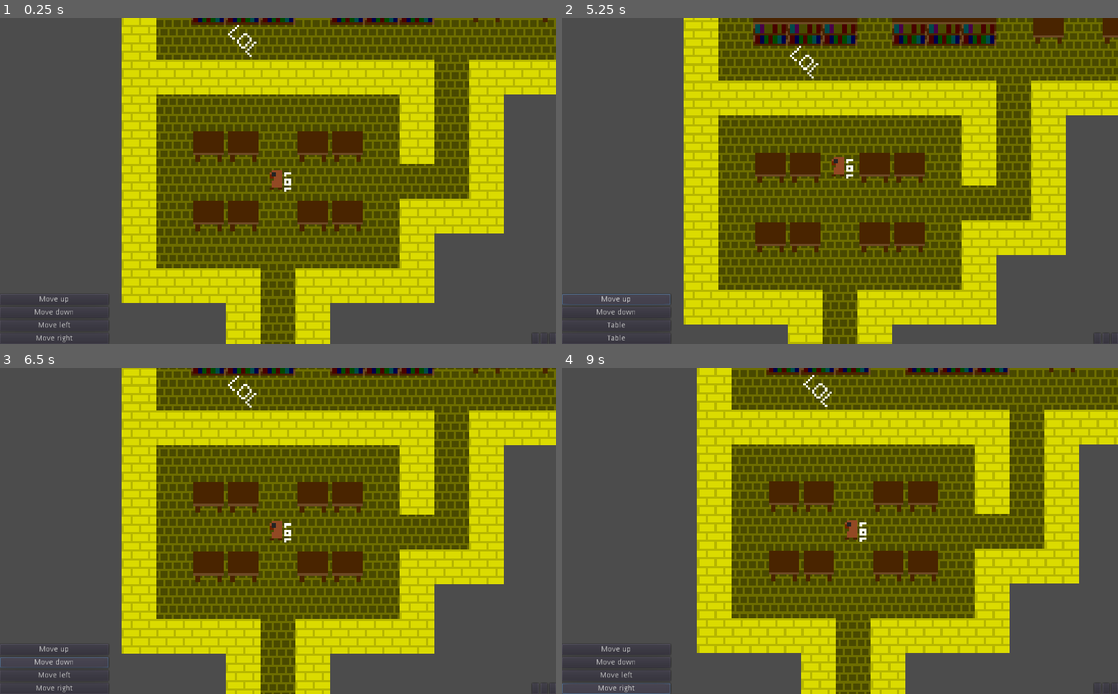
Above: before the commit, frames 1-4 (two rows, left to right).
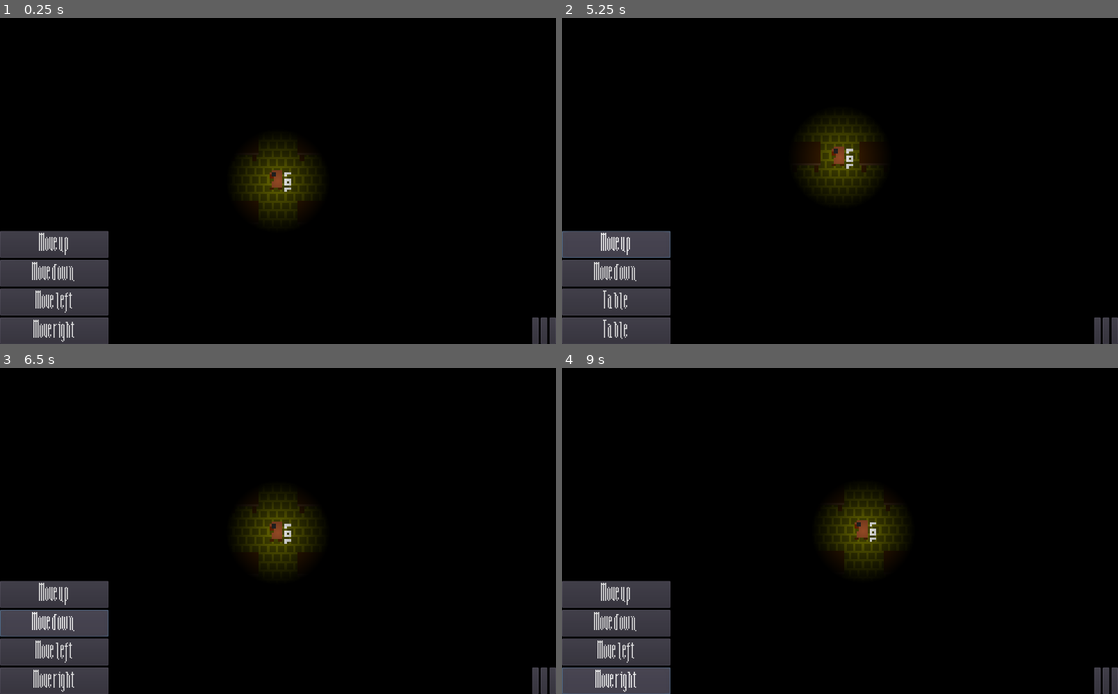
Above: after the commit, the same moments.

Repository: Demindiro/you-are-alone
Game: Godot game, scene res://test_map.tscn
The game is run twice, just before and just after one commit, with the same random seed, the same clock (stepped at 60 frames per second) and the same inputs. The project has no main scene, so this scene is started directly.
Inputs (mouse positions are in pixels of both pictures, inside the frame that each line leads up to):
- Up to frame 1 (0.25 s): no input
- Up to frame 2 (5.25 s): click (1095, 337) at 0.52 s; click (1095, 330) at 1.27 s; click (1106, 337) at 2.02 s; click (1106, 330) at 2.77 s; click (1112, 337) at 3.52 s; click (1112, 330) at 4.27 s; click "Move up" at 5 s
- Up to frame 3 (6.5 s): click "Move down" at 5.75 s
- Up to frame 4 (9 s): click "Move left" at 6.5 s; click "Table" at 7.25 s; click "Table" at 8 s; click "Move right" at 8.75 s

The runs differ from the first frame. In frame 1, 94% of the frame differs, in the area x 0-100%, y 0-100%; in frame 2, 94%; in frame 3, 94%; in frame 4, 94%.

Commit message:
Add candle "shadows", add custom font

Diff:
--- a/player/player.gd
+++ b/player/player.gd
@@ -1,4 +1,4 @@
-extends Sprite
+extends Node2D
 class_name GWJ30_Player
 
 
@@ -13,9 +13,26 @@
 #onready var map: GWJ30_Map = get_node(map_path)
 onready var map = get_node(map_path)
 
+onready var _visual: Node2D = get_node("Visual")
+onready var _shadow: MeshInstance2D = get_node("Visual/Center shadow")
 
 var items := [null, null, null]
 var open_inventory_items := []
+
+var _interpolation_fraction := 0.0
+var _old_position := Vector2()
+
+
+func _ready() -> void:
+	_visual.set_as_toplevel(true)
+	_visual.scale = Vector2(4, 4)
+	_visual.position = global_position
+	_old_position = global_position
+
+
+func _process(delta: float) -> void:
+	_interpolation_fraction = min(1.0, _interpolation_fraction + delta * 5.0)
+	_visual.position = _old_position.linear_interpolate(global_position, ease(_interpolation_fraction, -1.75))
 
 
 func move_left() -> void:
@@ -49,9 +66,11 @@
 
 
 func _move(direction: Vector2) -> void:
+	_old_position = global_position
 	var result: GWJ30_TileActionResult = map.do_action(self, direction)
 	if result == null:
 		return
+	_interpolation_fraction = 0.0
 	emit_signal("move")
 	if result is GWJ30_TileActionResult_None:
 		pass
--- a/player/player.tscn
+++ b/player/player.tscn
@@ -1,16 +1,76 @@
-[gd_scene load_steps=3 format=2]
+[gd_scene load_steps=9 format=2]
 
 [ext_resource path="res://player/player.png" type="Texture" id=1]
 [ext_resource path="res://player/player.gd" type="Script" id=2]
 
-[node name="Player" type="Sprite"]
+[sub_resource type="Shader" id=1]
+code = "shader_type canvas_item;
+render_mode blend_mix;
+
+uniform float shadow_radius = 1.0;
+
+void fragment() {
+	vec2 uv = abs(UV - vec2(0.5)) * 2.0;
+	COLOR.rgb = vec3(0.0);
+	COLOR.a = clamp(length(uv) / shadow_radius, 0.0, 1.0);
+}"
+
+[sub_resource type="ShaderMaterial" id=2]
+shader = SubResource( 1 )
+shader_param/shadow_radius = 1.0
+
+[sub_resource type="QuadMesh" id=3]
+size = Vector2( 48, 48 )
+
+[sub_resource type="Shader" id=4]
+code = "shader_type canvas_item;
+
+void fragment() {
+	COLOR.rgb = vec3(0.0);
+}"
+
+[sub_resource type="ShaderMaterial" id=5]
+shader = SubResource( 4 )
+
+[sub_resource type="QuadMesh" id=6]
+size = Vector2( 2048, 2048 )
+
+[node name="Player" type="Node2D"]
 scale = Vector2( 0.062, 0.062 )
+script = ExtResource( 2 )
+
+[node name="Visual" type="Node2D" parent="."]
+
+[node name="Sprite" type="Sprite" parent="Visual"]
 texture = ExtResource( 1 )
-offset = Vector2( 8, 8 )
-script = ExtResource( 2 )
-map_path = null
+centered = false
 
-[node name="Camera2D" type="Camera2D" parent="."]
+[node name="Center shadow" type="MeshInstance2D" parent="Visual"]
+material = SubResource( 2 )
+position = Vector2( 8, 8 )
+mesh = SubResource( 3 )
+
+[node name="Cover left" type="MeshInstance2D" parent="Visual"]
+material = SubResource( 5 )
+position = Vector2( -1040, -992 )
+mesh = SubResource( 6 )
+
+[node name="Cover up" type="MeshInstance2D" parent="Visual"]
+material = SubResource( 5 )
+position = Vector2( 1000, -1040 )
+mesh = SubResource( 6 )
+
+[node name="Cover right" type="MeshInstance2D" parent="Visual"]
+material = SubResource( 5 )
+position = Vector2( 1056, 992 )
+mesh = SubResource( 6 )
+
+[node name="Cover down" type="MeshInstance2D" parent="Visual"]
+material = SubResource( 5 )
+position = Vector2( -992, 1056 )
+mesh = SubResource( 6 )
+
+[node name="Camera2D" type="Camera2D" parent="Visual"]
 position = Vector2( 8, 8 )
 current = true
 smoothing_enabled = true
--- a/project.godot
+++ b/project.godot
@@ -9,7 +9,7 @@
 config_version=4
 
 _global_script_classes=[ {
-"base": "Reference",
+"base": "Sprite",
 "class": "GWJ30_Enemy",
 "language": "GDScript",
 "path": "res://enemy/enemy.gd"
@@ -19,7 +19,7 @@
 "language": "GDScript",
 "path": "res://enemy/state/state.gd"
 }, {
-"base": "Reference",
+"base": "GWJ30_EnemyState",
 "class": "GWJ30_EnemyState_Follow",
 "language": "GDScript",
 "path": "res://enemy/state/follow.gd"
@@ -34,12 +34,12 @@
 "language": "GDScript",
 "path": "res://enemy/state/wander.gd"
 }, {
-"base": "Node2D",
+"base": "TileMap",
 "class": "GWJ30_Map",
 "language": "GDScript",
 "path": "res://map/map.gd"
 }, {
-"base": "Sprite",
+"base": "Node2D",
 "class": "GWJ30_Player",
 "language": "GDScript",
 "path": "res://player/player.gd"
--- a/test_map.tscn
+++ b/test_map.tscn
@@ -8,10 +8,11 @@
 [ext_resource path="res://map/library.tscn" type="PackedScene" id=6]
 [ext_resource path="res://map/map.gd" type="Script" id=7]
 [ext_resource path="res://player/player.tscn" type="PackedScene" id=8]
-[ext_resource path="res://ui.gd" type="Script" id=9]
+[ext_resource path="res://ui/ui.gd" type="Script" id=9]
 [ext_resource path="res://enemy/enemy.png" type="Texture" id=10]
 [ext_resource path="res://enemy/enemy.gd" type="Script" id=11]
 [ext_resource path="res://enemy/485076__inspectorj__heartbeat-regular-single-01-01-loop.wav" type="AudioStream" id=12]
+[ext_resource path="res://ui/theme.tres" type="Theme" id=13]
 
 [node name="Node" type="Node"]
 __meta__ = {
@@ -52,10 +53,6 @@
 position = Vector2( 14, 2 )
 scale = Vector2( 0.0625, 0.0625 )
 
-[node name="Player" parent="World" instance=ExtResource( 8 )]
-position = Vector2( 10, 3 )
-map_path = NodePath("../../World/Test map")
-
 [node name="Enemy" type="Sprite" parent="World"]
 position = Vector2( 9, -1 )
 scale = Vector2( 0.062, 0.062 )
@@ -69,6 +66,10 @@
 stream = ExtResource( 12 )
 autoplay = true
 max_distance = 512.0
+
+[node name="Player" parent="World" instance=ExtResource( 8 )]
+position = Vector2( 10, 3 )
+map_path = NodePath("../../World/Test map")
 
 [node name="UI" type="CanvasLayer" parent="."]
 script = ExtResource( 9 )
@@ -87,6 +88,7 @@
 anchor_bottom = 1.0
 grow_horizontal = 0
 grow_vertical = 0
+theme = ExtResource( 13 )
 __meta__ = {
 "_edit_use_anchors_": false
 }
@@ -96,40 +98,41 @@
 anchor_bottom = 1.0
 margin_right = 200.0
 grow_vertical = 0
+theme = ExtResource( 13 )
 __meta__ = {
 "_edit_use_anchors_": false
 }
 
 [node name="Up" type="Button" parent="UI/Actions"]
 margin_right = 200.0
-margin_bottom = 20.0
+margin_bottom = 48.0
 text = "Move up"
 __meta__ = {
 "_edit_use_anchors_": false
 }
 
 [node name="Down" type="Button" parent="UI/Actions"]
-margin_top = 24.0
+margin_top = 52.0
 margin_right = 200.0
-margin_bottom = 44.0
+margin_bottom = 100.0
 text = "Move down"
 __meta__ = {
 "_edit_use_anchors_": false
 }
 
 [node name="Left" type="Button" parent="UI/Actions"]
-margin_top = 48.0
+margin_top = 104.0
 margin_right = 200.0
-margin_bottom = 68.0
+margin_bottom = 152.0
 text = "Move left"
 __meta__ = {
 "_edit_use_anchors_": false
 }
 
 [node name="Right" type="Button" parent="UI/Actions"]
-margin_top = 72.0
+margin_top = 156.0
 margin_right = 200.0
-margin_bottom = 92.0
+margin_bottom = 204.0
 text = "Move right"
 __meta__ = {
 "_edit_use_anchors_": false
@@ -138,6 +141,7 @@
 [node name="Chest inventory" type="HBoxContainer" parent="UI"]
 margin_right = 40.0
 margin_bottom = 40.0
+theme = ExtResource( 13 )
 __meta__ = {
 "_edit_use_anchors_": false
 }
--- /dev/null
+++ b/ui/theme.tres
@@ -0,0 +1,10 @@
+[gd_resource type="Theme" load_steps=3 format=2]
+
+[ext_resource path="res://ui/font/AfternoonRegular-Wy0DG.ttf" type="DynamicFontData" id=1]
+
+[sub_resource type="DynamicFont" id=1]
+size = 64
+font_data = ExtResource( 1 )
+
+[resource]
+default_font = SubResource( 1 )
Not shown: 1 places in test_map.tscn that only renumber resources
Binary file added: ui/font/AfternoonRegular-Wy0DG.ttf
Not shown, added: ui/font/info.txt
Not shown, added: ui/font/license-99b3.txt
Not shown, added: ui/font/readme-e152.txt
Renamed: ui.gd -> ui/ui.gd
